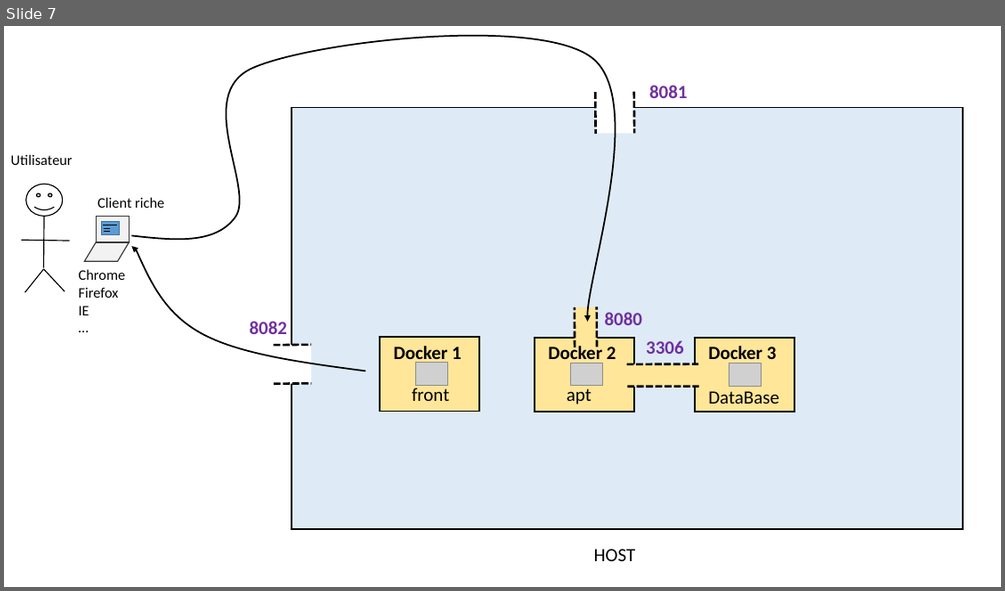
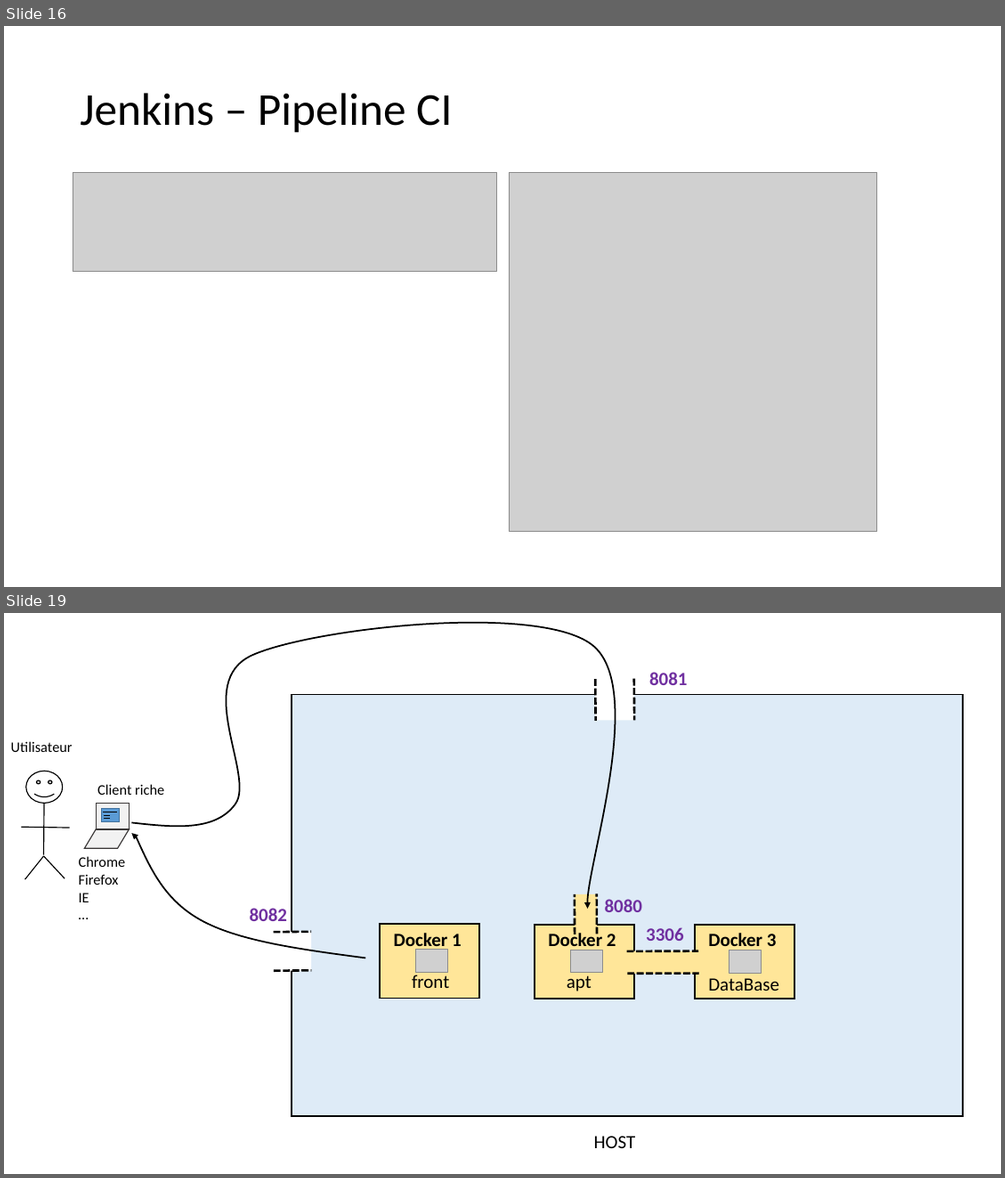
Before and after one commit to AlexaBou/project-history, a slide deck: Projet final.pptx. Shown one above the other, each under a label of ours: slide 7 before the commit, slides 16 and 19 after it; the slides between them are not shown. The pictures are 1005x591 and 1005x1178 pixels, drawn with LibreOffice and Linux fonts; fonts in the diff are those of the drawing; grey boxes stand for pictures. Boxes give left, top, right and bottom in pixels: in the first picture for what was removed or moved away, otherwise in the second. Text is boxed around its words. In the diff, an @@ line names an element or a change of style, - is before the commit and + after.

```diff
--- a/Projet final.pptx
+++ b/Projet final.pptx
@@ slide 16 added at (4, 26, 1001, 587), background #FFFFFF @@
@@ title added at (80, 93, 452, 133), 44 pt, text #000000 @@
+Jenkins – Pipeline CI
@@ picture added at (73, 173, 497, 272) @@
@@ picture added at (509, 173, 877, 531) @@
@@ what was slide 7 is now slide 19 @@
```
Also in this commit, not shown: 1 slide changed, 10 other slides added, 2 slides removed.
